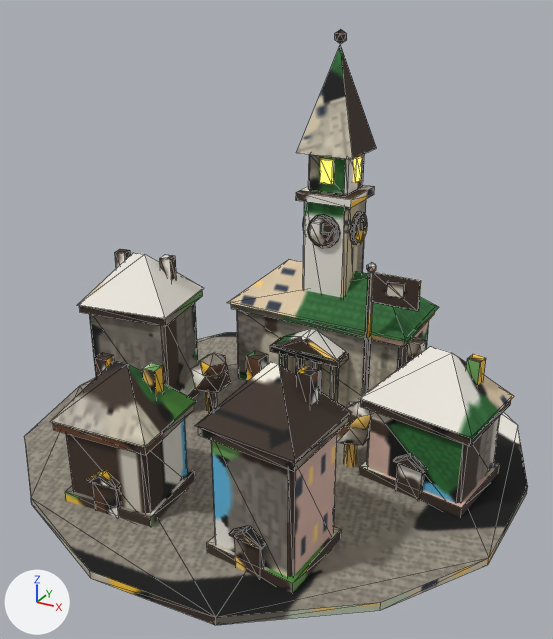
The glTF model game/assets/models/city_dl4_green.glb: old version first, new version second.
One viewpoint serves both versions: a 50 mm camera at (0.953, -1.748, 1.248) aimed at (0.024, -0.06, 0.404). The lights are fixed; the arrows at lower left show +X, +Y and +Z. The older version comes first. Mesh edges are drawn as thin lines. Vertices at exactly the same position are counted once.

In view in the first picture: 'city_dl4_green'.
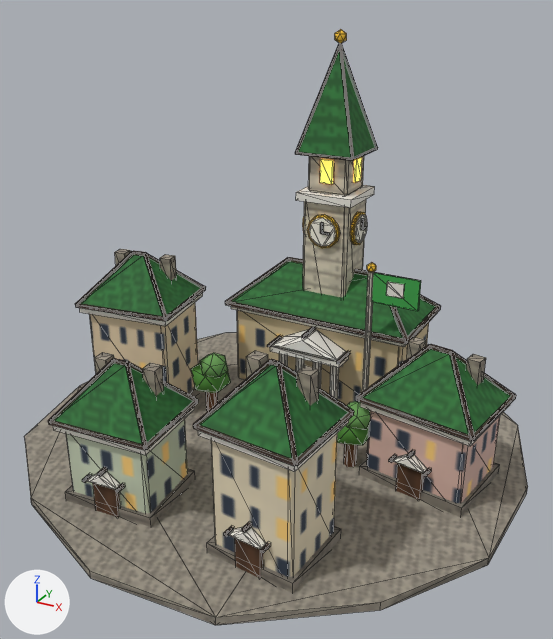
The change, as a diff of the scene's bpy script:
```diff
--- a/game/assets/models/city_dl4_green.glb.py
+++ b/game/assets/models/city_dl4_green.glb.py
@@ me_m @@
 # used by ob_city_dl4_green; location = (0.0, 0.0, 0.0)
-me_m.from_pydata(...)  # 1064 vertices, 1806 faces; spans x -0.719..0.721, y -0.742..0.752, z -0.01..1.13
+me_m.from_pydata(...)  # 1608 vertices, 2622 faces; spans x -0.719..0.721, y -0.742..0.752, z -0.01..1.13
+# me_m part 1: a new loose piece, a box spanning x -0.16..0.16, y 0.354..0.366, z 0.414..0.426, in mat_baked (picture img_bake)
+# me_m part 2: a new loose piece, a box spanning x -0.31..0.31, y 0.204..0.216, z 0.284..0.296, in mat_baked (picture img_bake)
+# me_m part 3: a new loose piece, a box spanning x 0.304..0.316, y 0.21..0.51, z 0.284..0.296, in mat_baked (picture img_bake)
+# me_m part 4: a new loose piece, a box spanning x -0.09..0.09, y 0.2665..0.2735, z 0.7865..0.7935, in mat_baked (picture img_bake)
+# me_m part 5: a new loose piece, a box spanning x 0.0865..0.0935, y 0.27..0.45, z 0.7865..0.7935, in mat_baked (picture img_bake)
+# me_m part 6: a new loose piece, a box spanning x -0.004..0.004, y 0.15..0.24, z 0.2576..0.2656, in mat_baked (picture img_bake)
+# me_m part 7: a new loose piece, a box spanning x 0.116..0.124, y 0.15..0.24, z 0.1984..0.2064, in mat_baked (picture img_bake)
+# me_m part 8: a new loose piece, a box spanning x -0.124..-0.116, y 0.15..0.24, z 0.1984..0.2064, in mat_baked (picture img_bake)
+# me_m part 9: the loose piece of 8 vertices spanning x -0.489..-0.417, y -0.146..-0.12, z 0.0..0.1 is copied, and the copy is scaled about its middle by (0.571, 0.604, 0.099), then moved by (-0.017, 0.113, 0.452); it spans x -0.491..-0.449, y -0.028..-0.012, z 0.498..0.507
+# me_m part 10: the loose piece of 8 vertices spanning x -0.227..-0.156, y -0.564..-0.543, z 0.0..0.1 is copied, and the copy is scaled about its middle by (0.571, 0.563, 0.09), then moved by (-0.008, 0.104, 0.343); it spans x -0.22..-0.18, y -0.456..-0.444, z 0.388..0.397
+# me_m part 11: the loose piece of 8 vertices spanning x 0.106..0.374, y -0.585..-0.335, z 0.338..0.362 is copied, and the copy is scaled about its middle by (0.0798, 0.0394, 0.36), then moved by (0.0, 0.0, 0.152); it spans x 0.23..0.25, y -0.465..-0.455, z 0.498..0.507
+# me_m part 12: 392 vertices added at x -0.643..0.653, y -0.595..0.516, z 0.103..0.506
+# me_m part 13: 32 vertices added at x -0.095..0.095, y 0.265..0.455, z 0.789..1.091
+# me_m part 14: 1806 kept faces spanning x -0.719..0.721, y -0.742..0.752, z -0.01..1.13 get new texture (UV) coordinates
+# other edits to the shape of me_m do not show in these pictures
 me_m.materials.append(mat_baked)
```

Location of each change, (x1, y1, x2, y2) in pixels of the pictures (553 x 639 px):
part 1 of me_m, added: after (289, 257, 368, 276)
part 2 of me_m, added: after (226, 301, 407, 344)
part 3 of me_m, added: after (407, 306, 441, 344)
part 4 of me_m, added: after (296, 152, 353, 160)
part 5 of me_m, added: after (353, 147, 378, 160)
part 6 of me_m, added: after (302, 327, 315, 338)
part 7 of me_m, added: after (337, 351, 350, 364)
part 8 of me_m, added: after (267, 335, 282, 347)
part 9 of me_m, added: after (132, 251, 146, 256)
part 10 of me_m, added: after (113, 358, 128, 366)
part 11 of me_m, added: after (270, 359, 280, 366)
part 12 of me_m, added: after (48, 251, 516, 553)
part 13 of me_m, added: after (295, 43, 378, 159)
part 14 of me_m, surface changed: (25, 29, 528, 625) in both
